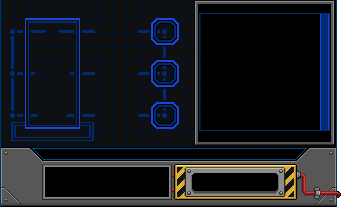
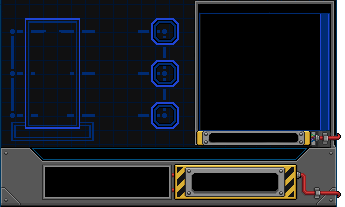
Two versions of the same layered image (w=345, h=207). Layer-by-layer changes:
renamed "Layer 3" to "Layer 8", painted on it over [194, 128, 341, 148]
removed layer "Layer 1" over [194, 128, 341, 148]
removed layer "Shape 1" over [196, 130, 334, 144]
